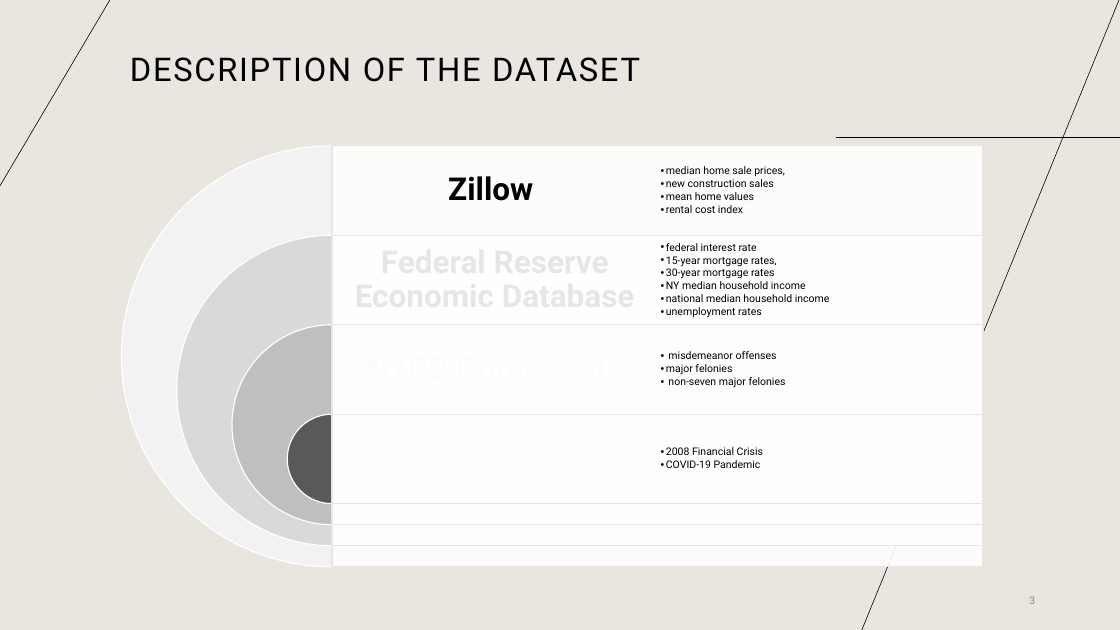
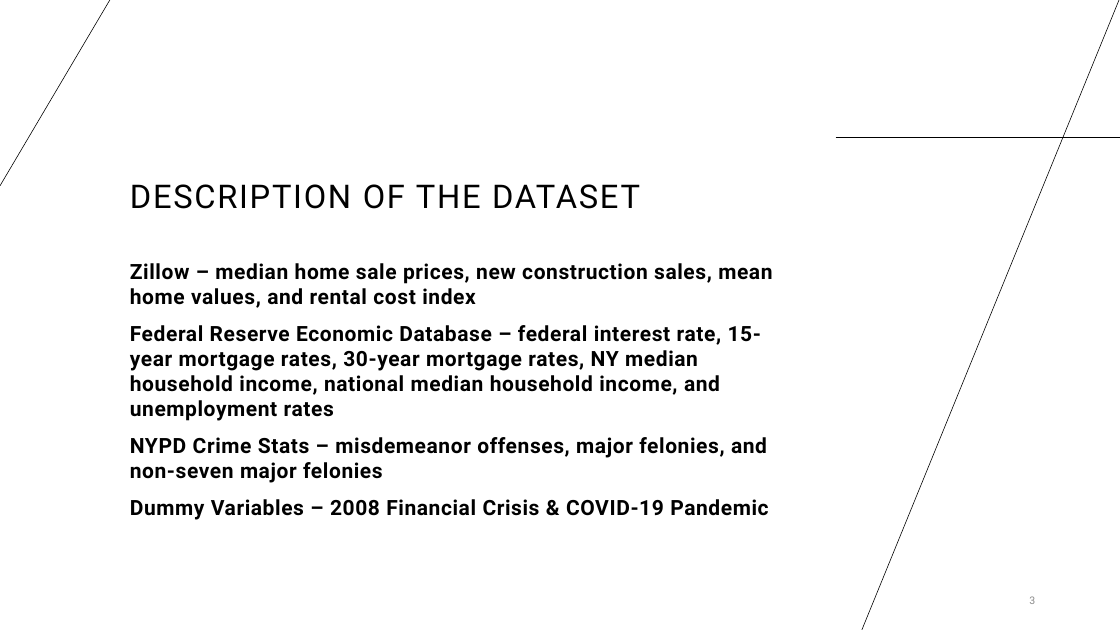
Before and after one commit to graciecakes4/ITEC621Project, a slide deck: slide 3 of ITEC621 Final Presentation.pptx. Drawn at 1120x630 pixels with LibreOffice and Linux fonts; fonts in the diff are those of the drawing. Boxes give left, top, right and bottom in pixels: in the first picture for what was removed or moved away, otherwise in the second. Text is boxed around its words. In the diff, an @@ line names an element or a change of style, - is before the commit and + after.

```diff
--- a/ITEC621 Final Presentation.pptx
+++ b/ITEC621 Final Presentation.pptx
@@ background #E9E6DF to #FFFFFF @@
@@ title "DESCRIPTION OF THE DATASET" at (130, 184, 640, 209): vertical alignment middle to bottom @@
@@ text added at (130, 263, 772, 520), 18 pt, text #000000, bold @@
+Zillow – median home sale prices, new construction sales, mean home values, and rental cost index
+Federal Reserve Economic Database – federal interest rate, 15-year mortgage rates, 30-year mortgage rates, NY median household income, national median household income, and unemployment rates
+NYPD Crime Stats – misdemeanor offenses, major felonies, and non-seven major felonies
+Dummy Variables – 2008 Financial Crisis & COVID-19 Pandemic
@@ group removed at (122, 146, 983, 567): 7 rectangles, 5 texts, 4 pie slice (boxed as its full ellipse)s @@
-Zillow
-  • median home sale prices,
-  • new construction sales
-  • mean home values
-  • rental cost index
-  • federal interest rate
-  • 15-year mortgage rates,
-  • 30-year mortgage rates
-  • NY median household income
-  • national median household income
-  • unemployment rates
-  • misdemeanor offenses
-  • major felonies
-  • non-seven major felonies
-  • 2008 Financial Crisis
-  • COVID-19 Pandemic
```
Also in this commit, not shown: 2 other slides changed, 1 slide added, 3 slides removed.
